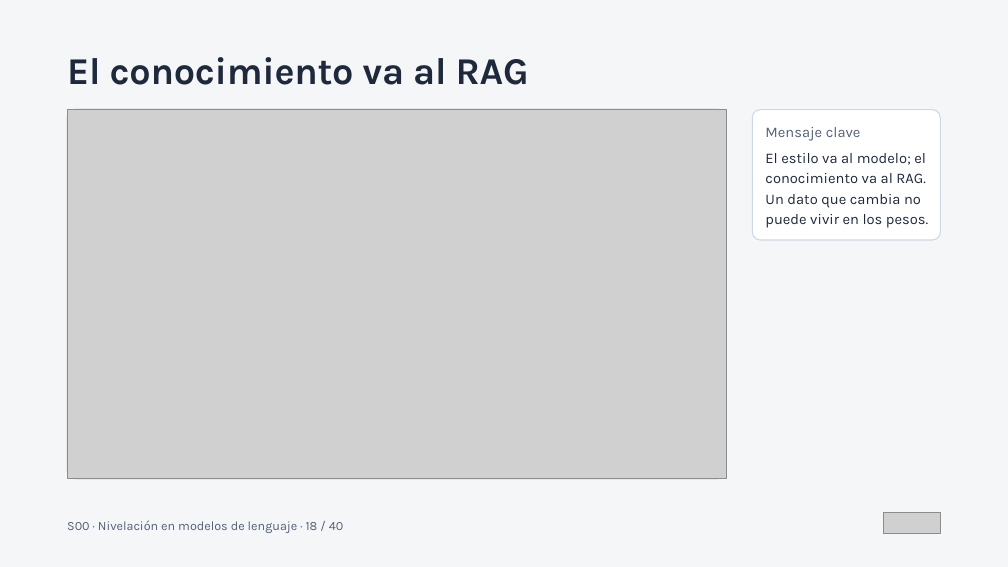
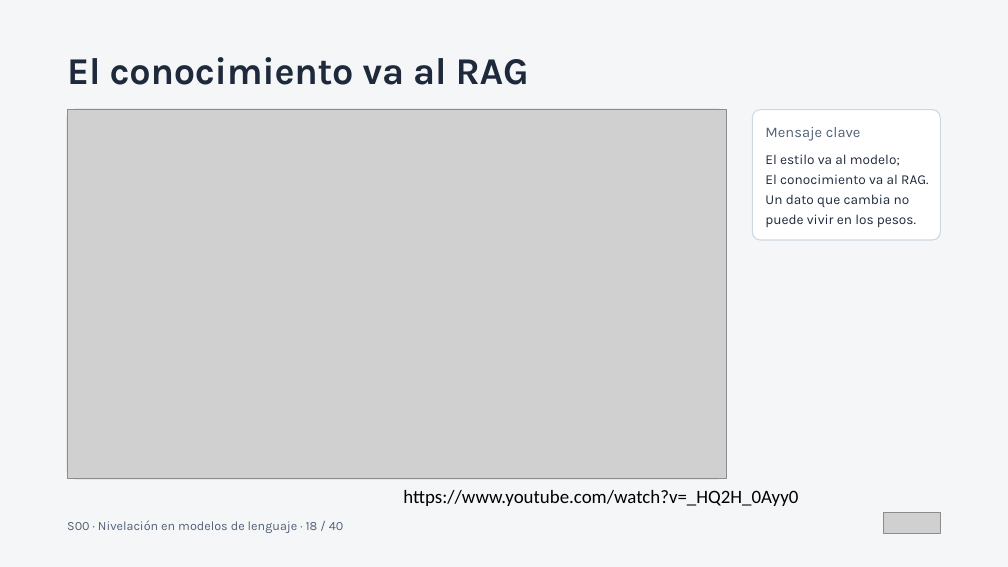
Before and after one commit to javierrosado/ariwalab-course-langchain, a slide deck: slide 20 of 00-preparacion/S00 · Nivelación en modelos de lenguaje.pptx (slide 18 before the commit). Drawn at 1008x567 pixels with LibreOffice and Linux fonts; fonts in the diff are those of the drawing; grey boxes stand for pictures. Boxes give left, top, right and bottom in pixels: in the first picture for what was removed or moved away, otherwise in the second. Text is boxed around its words. In the diff, an @@ line names an element or a change of style, - is before the commit and + after.

```diff
--- a/00-preparacion/S00 · Nivelación en modelos de lenguaje.pptx
+++ b/00-preparacion/S00 · Nivelación en modelos de lenguaje.pptx
@@ text at (x1=765, y1=154, x2=928, y2=228): text changed; size 14 to 12.9 pt @@
-El estilo va al modelo; el conocimiento va al RAG. Un dato que cambia no puede vivir en los pesos.
+El estilo va al modelo;
+El conocimiento va al RAG. Un dato que cambia no puede vivir en los pesos.
@@ text added at (x1=403, y1=490, x2=798, y2=506), 18 pt, text #000000 @@
+https://www.youtube.com/watch?v=_HQ2H_0Ayy0
```
Also in this commit, not shown: 4 other slides changed, 3 slides added, 1 other file.
